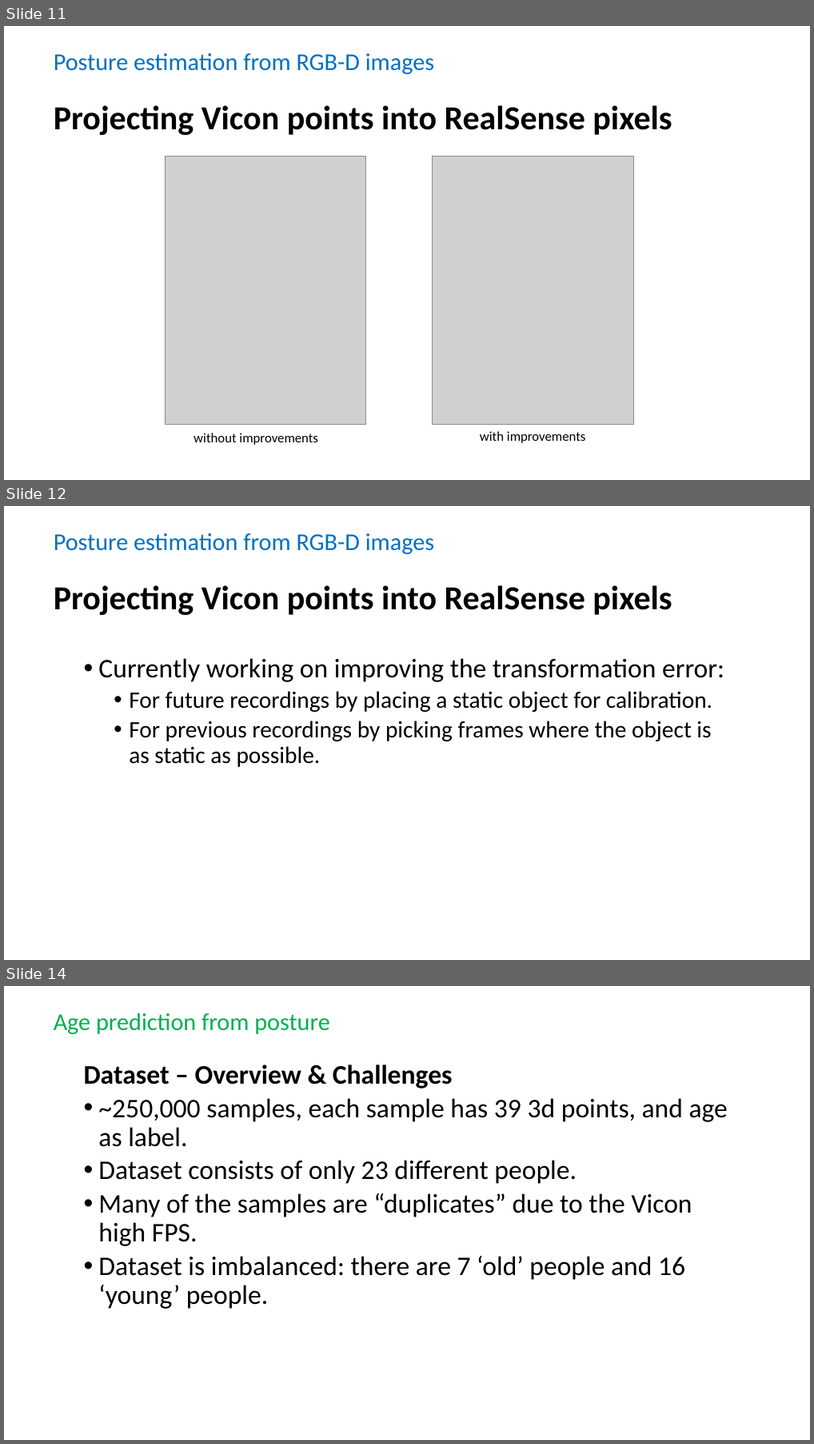
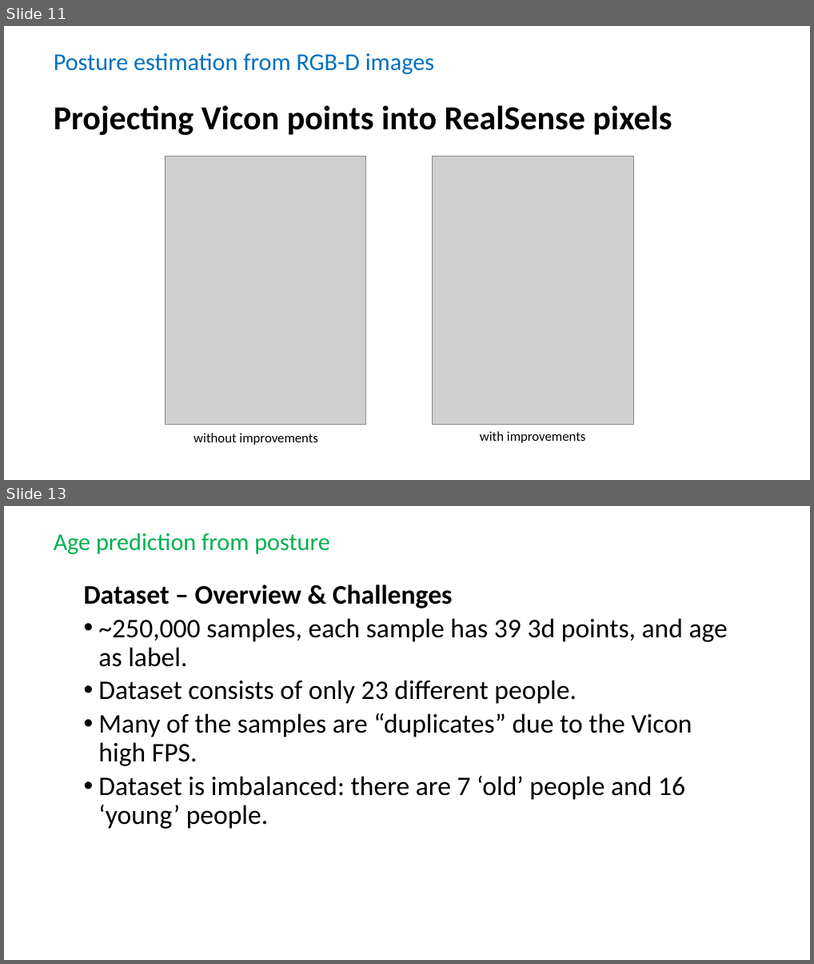
Before and after one commit to Lotemn102/skeleton-RGBDto3D, a slide deck: report/project.pptx. Shown one above the other, each under a label of ours: slides 11, 12 and 14 before the commit, slides 11 and 13 after it; the slides between them are not shown. The pictures are 814x1444 and 814x964 pixels, drawn with LibreOffice and Linux fonts; fonts in the diff are those of the drawing; grey boxes stand for pictures. Boxes give left, top, right and bottom in pixels: in the first picture for what was removed or moved away, otherwise in the second. Text is boxed around its words. In the diff, an @@ line names an element or a change of style, - is before the commit and + after.

```diff
--- a/report/project.pptx
+++ b/report/project.pptx
@@ slide 12 removed at (x1=4, y1=506, x2=810, y2=960), background #FFFFFF @@
@@ title removed at (x1=54, y1=533, x2=434, y2=555) @@
-Posture estimation from RGB-D images
@@ text removed at (x1=54, y1=585, x2=725, y2=767) @@
-Projecting Vicon points into RealSense pixels
-  • Currently working on improving the transformation error:
-    • For future recordings by placing a static object for calibration.
-    • For previous recordings by picking frames where the object is as static as possible.
@@ what was slide 14 is now slide 13 @@
```
Also in this commit, not shown: 8 slides changed, 3 slides added, 2 other files.
